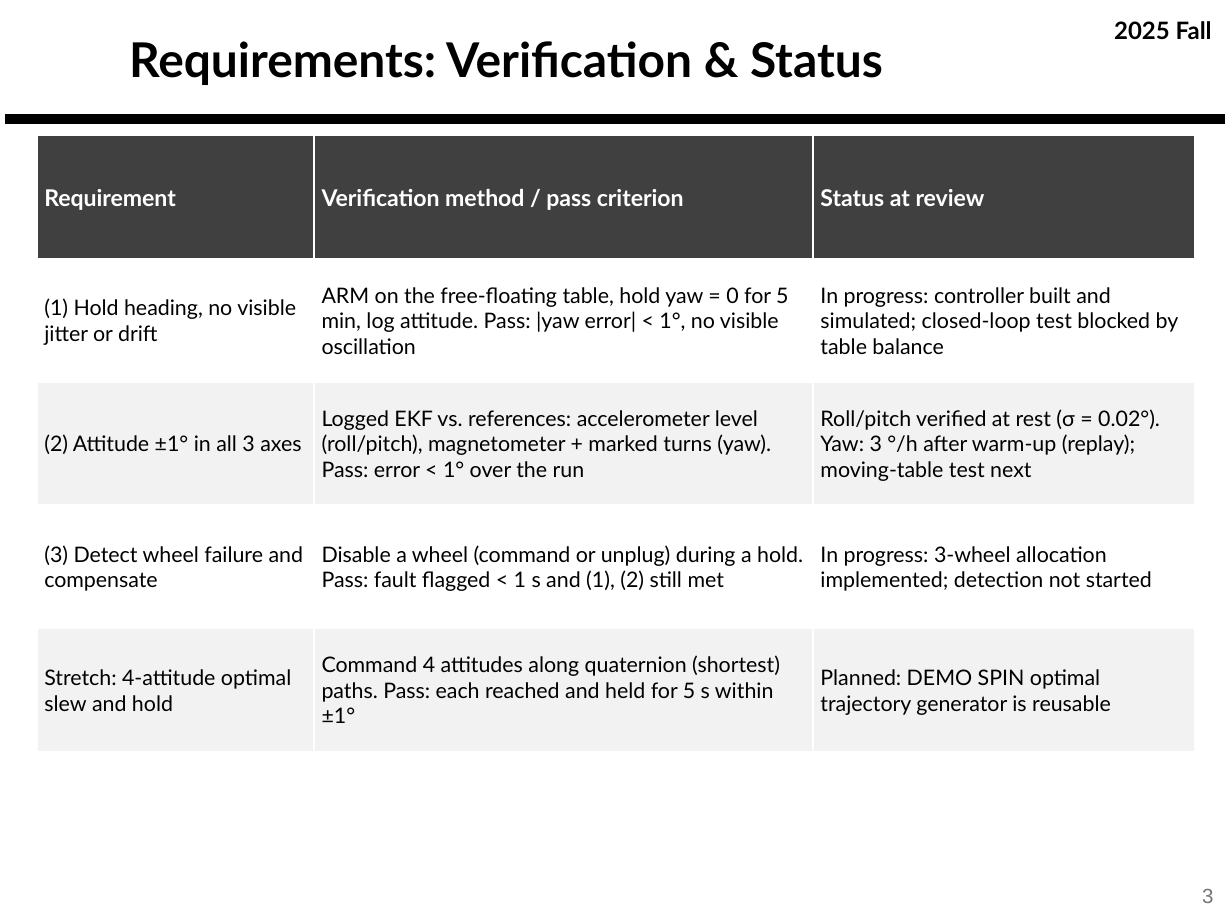
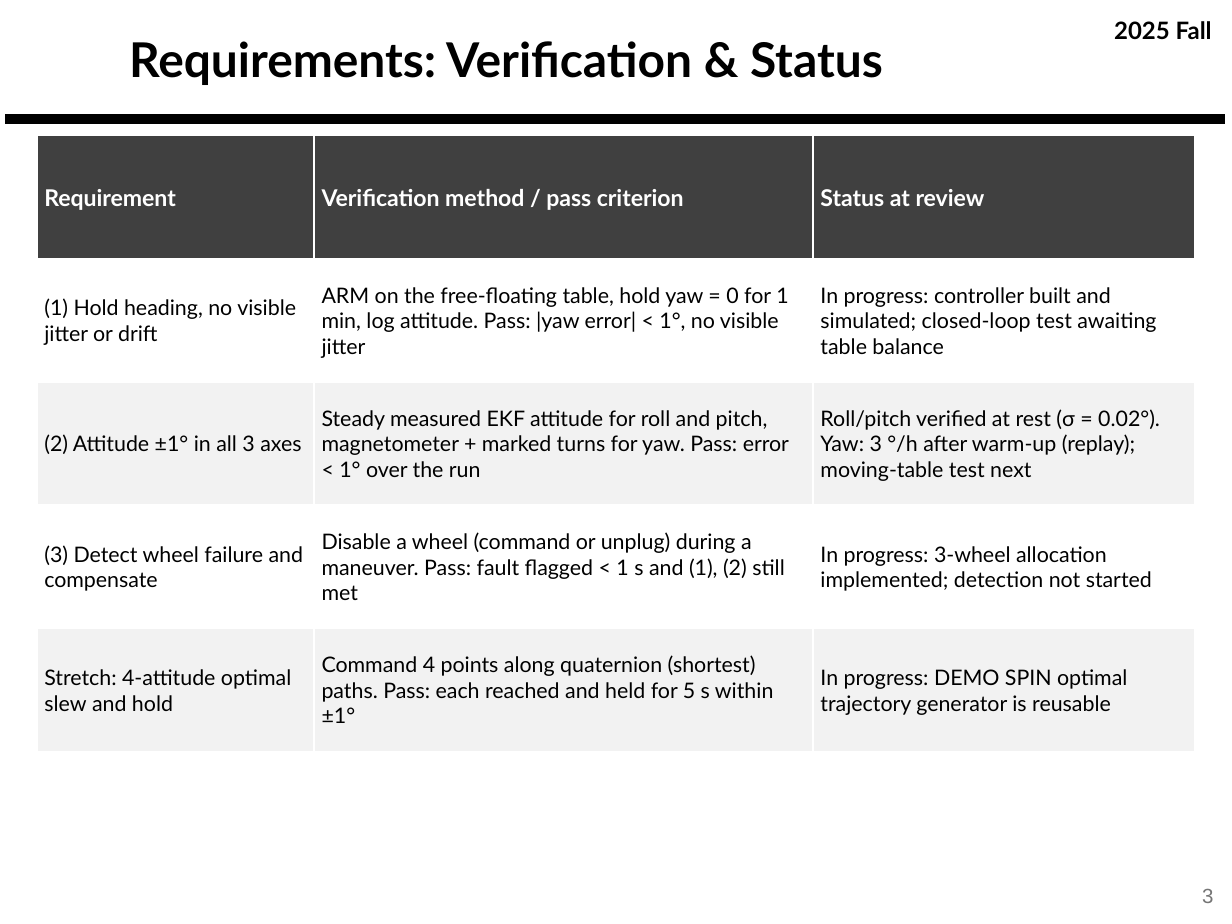
Before and after one commit to derek-weissinger-usafa/Astro-331-Lab-8, a slide deck: slide 3 of Reports/Astro 331 Lab 8_2_3 Body Problem_Prelim_Pres_FILLED.pptx. Drawn at 1232x924 pixels with LibreOffice and Linux fonts; fonts in the diff are those of the drawing; background and template pictures are left out. Boxes give left, top, right and bottom in pixels: in the first picture for what was removed or moved away, otherwise in the second. Text is boxed around its words. In the diff, an @@ line names an element or a change of style, - is before the commit and + after.

```diff
--- a/Reports/Astro 331 Lab 8_2_3 Body Problem_Prelim_Pres_FILLED.pptx
+++ b/Reports/Astro 331 Lab 8_2_3 Body Problem_Prelim_Pres_FILLED.pptx
@@ table at [37,136,1195,752] @@
-row 2, column 2: ARM on the free-floating table, hold yaw = 0 for 5 min, log attitude. Pass: |yaw error| < 1°, no visible oscillation
+row 2, column 2: ARM on the free-floating table, hold yaw = 0 for 1 min, log attitude. Pass: |yaw error| < 1°, no visible jitter
-row 2, column 3: In progress: controller built and simulated; closed-loop test blocked by table balance
+row 2, column 3: In progress: controller built and simulated; closed-loop test awaiting table balance
-row 3, column 2: Logged EKF vs. references: accelerometer level (roll/pitch), magnetometer + marked turns (yaw). Pass: error < 1° over the run
+row 3, column 2: Steady measured EKF attitude for roll and pitch, magnetometer + marked turns for yaw. Pass: error < 1° over the run
-row 4, column 2: Disable a wheel (command or unplug) during a hold. Pass: fault flagged < 1 s and (1), (2) still met
+row 4, column 2: Disable a wheel (command or unplug) during a maneuver. Pass: fault flagged < 1 s and (1), (2) still met
-row 5, column 2: Command 4 attitudes along quaternion (shortest) paths. Pass: each reached and held for 5 s within ±1°
+row 5, column 2: Command 4 points along quaternion (shortest) paths. Pass: each reached and held for 5 s within ±1°
-row 5, column 3: Planned: DEMO SPIN optimal trajectory generator is reusable
+row 5, column 3: In progress: DEMO SPIN optimal trajectory generator is reusable
```
Also in this commit, not shown: 4 other slides changed, 15 other files.
